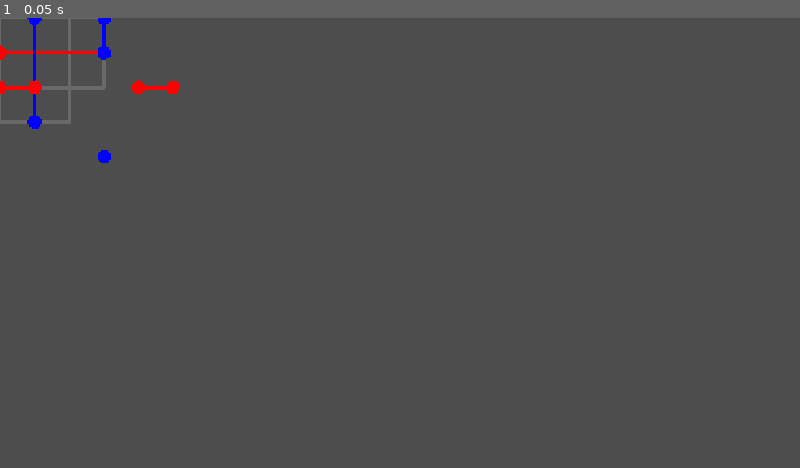
Above: before the commit, frame 1.
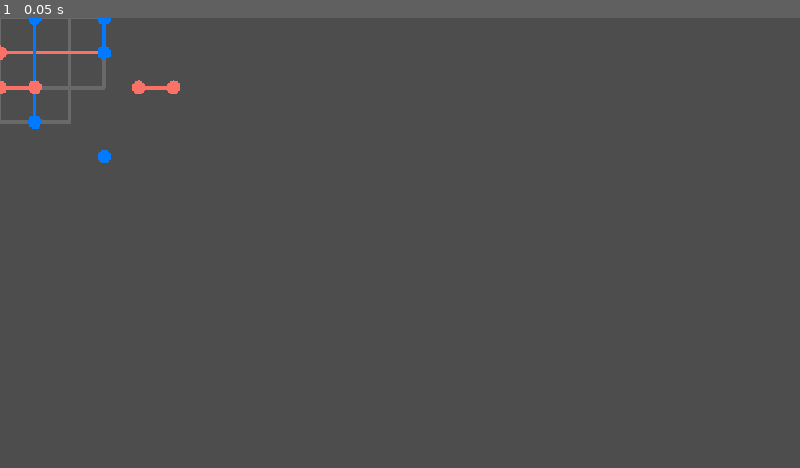
Above: after the commit, the same moment.

Repository: WishingWillow/photoshop-game
Game: Godot game, scene res://Tests/drag_test.tscn
Two runs of this game, one before a commit and one after it. Both use one fixed random seed, a clock stepped at 60 frames per second and the inputs below. This scene is started directly instead of the project's main scene.
Inputs:
- Up to frame 1 (0.05 s): no input

The runs differ from the first frame. In frame 1, 0.5% of the frame differs, in the area x 0-23%, y 0-33%.

Commit message:
mouse consumes input before nodes can

Diff:
--- a/Scripts/Global/consts.gd
+++ b/Scripts/Global/consts.gd
@@ -18,8 +18,8 @@
 ## This dictionary defines the screen colors that correspond to the enumerated colors a circuit can
 ## take.
 const CircuitColors : Dictionary[CircuitColor, Color] = {
-	CircuitColor.RED : Color.RED,
-	CircuitColor.BLUE : Color.BLUE
+	CircuitColor.RED : Color("fa7167"),
+	CircuitColor.BLUE : Color("027aff")
 }
 
 const GridColors : Dictionary[String, Color] = {
--- a/Scripts/Global/mouse.gd
+++ b/Scripts/Global/mouse.gd
@@ -33,8 +33,8 @@
 	_drag_nodes.erase(node)
 
 
-## Process input *after* GUI
-func _unhandled_input(event: InputEvent) -> void:
+## Process input before GUI
+func _input(event: InputEvent) -> void:
 	if event is not InputEventMouse: return
 	var process_input := true
 	while process_input:
@@ -68,6 +68,8 @@
 
 			MouseState.DRAG:
 				if event.is_action_released("select"):
+					# consume the input (nom nom)
+					get_viewport().set_input_as_handled()
 					current_state = MouseState.DRAG_RELEASE
 					process_input = true
 					continue
--- a/Scripts/abstract_layer.gd
+++ b/Scripts/abstract_layer.gd
@@ -11,12 +11,12 @@
 
 func _unhandled_input(event: InputEvent) -> void:
 	if (!(mouse_over or mouse_down)): return
-	print("mouse over: ", mouse_over, ", mouse down: ", mouse_down)
 	if mouse_down and event.is_action_pressed("drag"): Mouse.follow_mouse(self)
 
 	if event.is_action_pressed("select"): mouse_down = true
 	if event.is_action_released("select"):
 		mouse_down = false
-		# assume mouse is followed, reacting to a drag release may not work if the select release
-		# action fires first
+		print("mouse release")
+	if event.is_action_released("drag"):
+		mouse_down = false
 		Mouse.unfollow_mouse(self)
--- a/playspace.tscn
+++ b/playspace.tscn
@@ -4,6 +4,7 @@
 [ext_resource type="Script" uid="uid://b4og7va0hatyf" path="res://Scripts/bounded_camera.gd" id="2_6ity8"]
 
 [node name="Playspace" type="Node2D" unique_id=263223627]
+z_index = -2
 script = ExtResource("1_altua")
 
 [node name="Camera2D" type="Camera2D" parent="." unique_id=1777739184]
